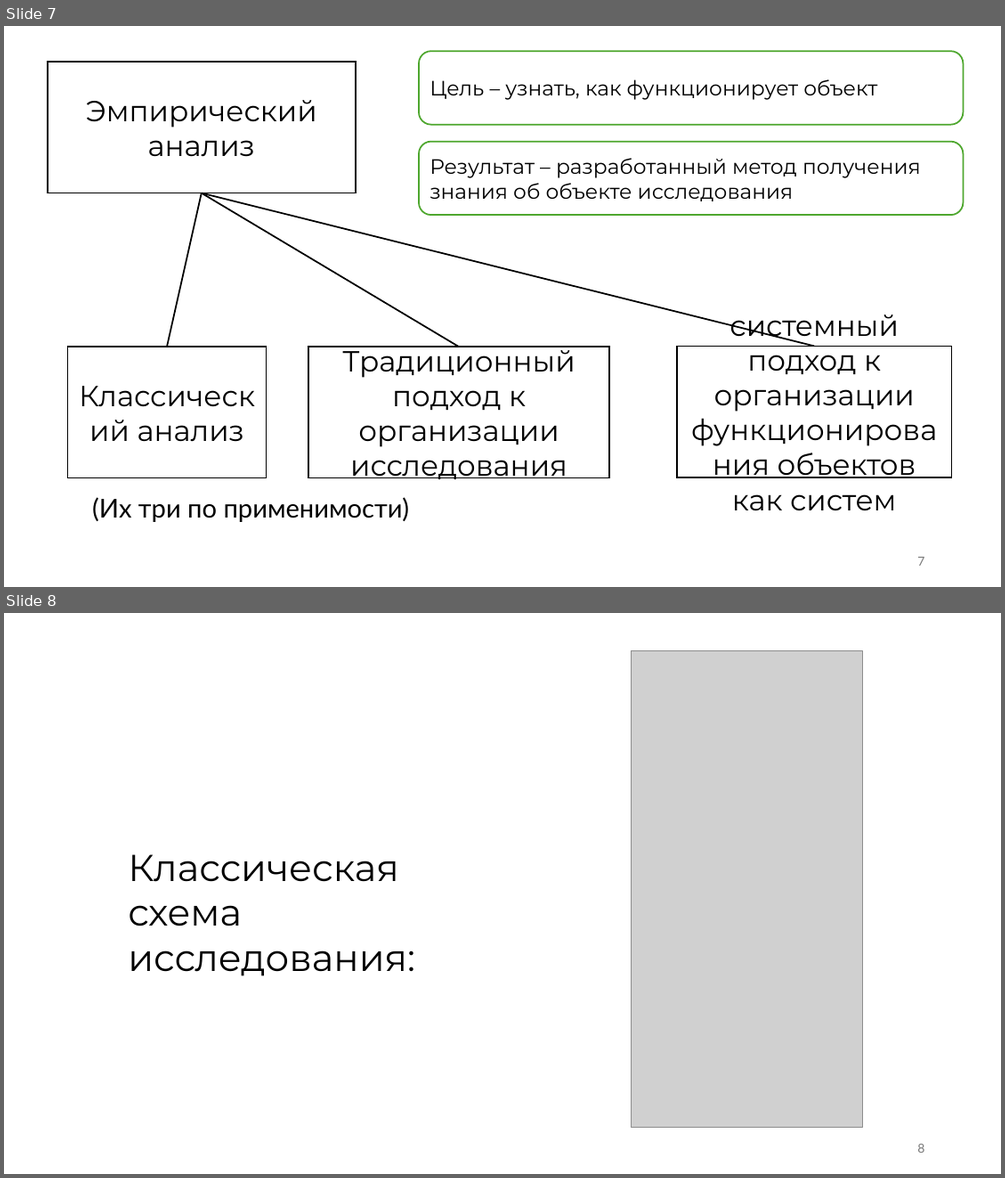
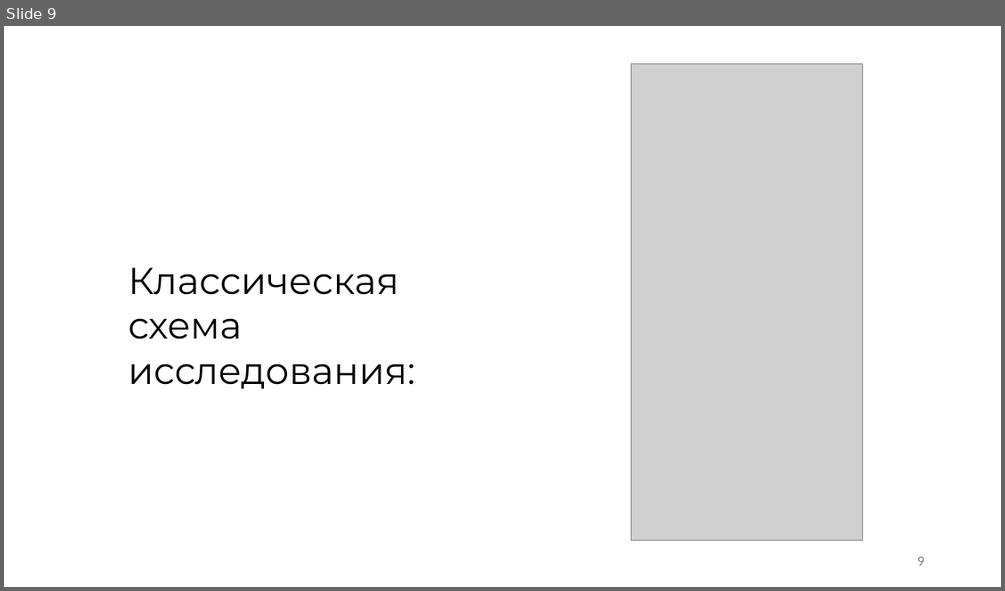
Before and after one commit to kuskas112/Labs, a slide deck: Основы системного анализа/lab1/lab1.pptx. Shown one above the other, each under a label of ours: slides 7 and 8 before the commit, slide 9 after it. The pictures are 1005x1178 and 1005x591 pixels, drawn with LibreOffice and Linux fonts; fonts in the diff are those of the drawing; grey boxes stand for pictures. Boxes give left, top, right and bottom in pixels: in the first picture for what was removed or moved away, otherwise in the second. Text is boxed around its words. In the diff, an @@ line names an element or a change of style, - is before the commit and + after.

```diff
--- a/Основы системного анализа/lab1/lab1.pptx
+++ b/Основы системного анализа/lab1/lab1.pptx
@@ slide 7 removed at <box>4,26,1001,587</box>, background #FFFFFF @@
@@ rounded rectangle removed at <box>419,52,963,125</box> @@
-Цель – узнать, как функционирует объект
@@ rectangle removed at <box>48,62,356,192</box> @@
-Эмпирический анализ
@@ rounded rectangle removed at <box>419,141,963,215</box> @@
-Результат – разработанный метод получения знания об объекте исследования
@@ line removed from (167, 346) to (202, 192) @@
@@ line removed from (815, 346) to (202, 192) @@
@@ line removed from (459, 346) to (202, 192) @@
@@ rectangle removed at <box>67,346,267,477</box> @@
-Классический анализ
@@ rectangle removed at <box>308,346,609,477</box> @@
-Традиционный подход к организации исследования
@@ rectangle removed at <box>677,346,952,477</box> @@
-системный подход к организации функционирования объектов как систем
@@ text removed at <box>92,497,409,522</box> @@
-(Их три по применимости)
@@ page number removed at <box>917,556,924,565</box> @@
-7
@@ what was slide 8 is now slide 9 @@
@@ page number at <box>917,556,924,565</box>: text changed @@
-8
+9
```
Also in this commit, not shown: 3 slides changed, 4 slides added, 2 other slides removed, 3 other files.
